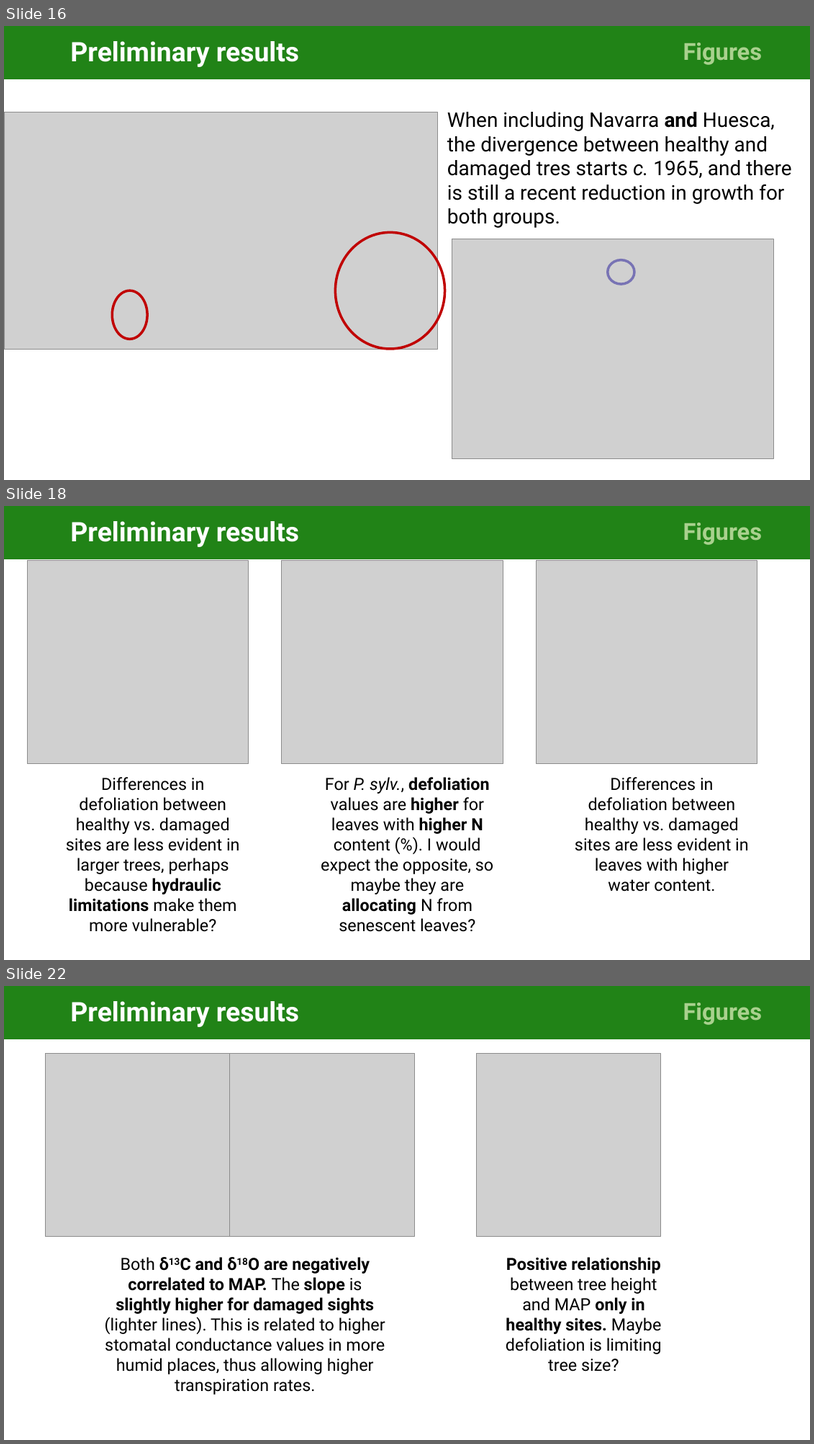
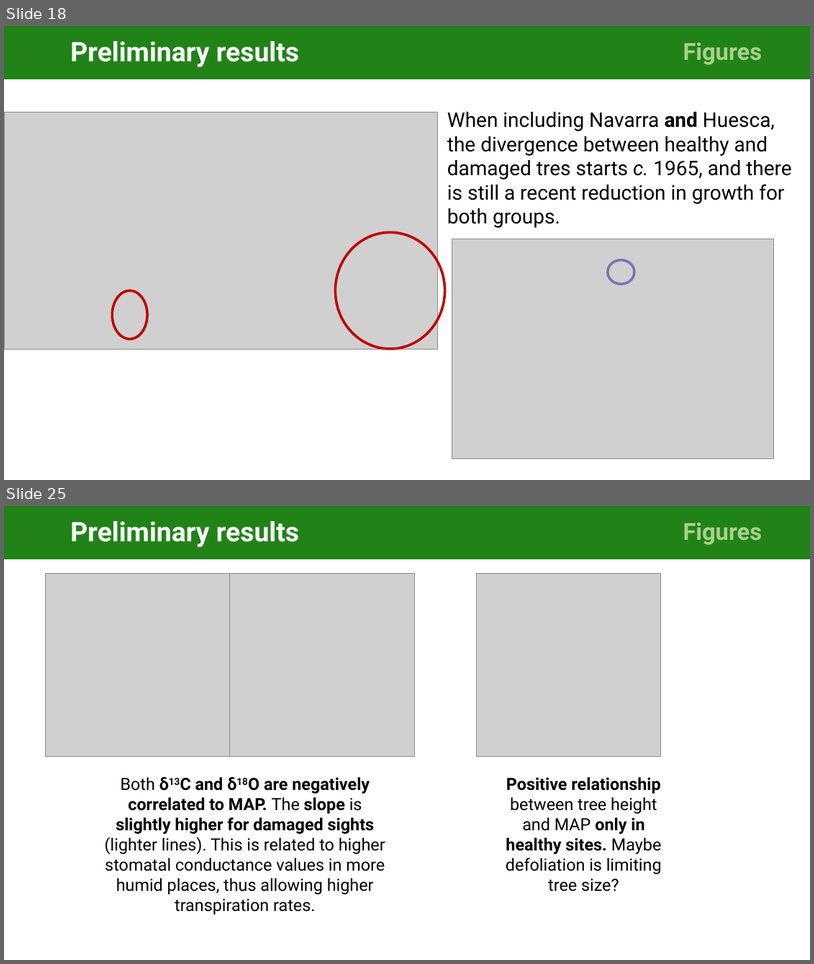
Before and after one commit to cris-fernandez/Tesis_Individuo, a slide deck: 06_ppts/exploratory_analysis_figures_v2-CFB.pptx. Shown one above the other, each under a label of ours: slides 16, 18 and 22 before the commit, slides 18 and 25 after it; the slides between them are not shown. The pictures are 814x1444 and 814x964 pixels, drawn with LibreOffice and Linux fonts; fonts in the diff are those of the drawing; grey boxes stand for pictures. Boxes give left, top, right and bottom in pixels: in the first picture for what was removed or moved away, otherwise in the second. Text is boxed around its words. In the diff, an @@ line names an element or a change of style, - is before the commit and + after.

```diff
--- a/06_ppts/exploratory_analysis_figures_v2-CFB.pptx
+++ b/06_ppts/exploratory_analysis_figures_v2-CFB.pptx
@@ slide 18 removed at [4, 506, 810, 960], background #FFFFFF @@
@@ title removed at [4, 506, 646, 559] @@
-Preliminary results
@@ rectangle removed at [646, 506, 810, 559] @@
-Figures
@@ picture removed at [27, 561, 248, 764] @@
@@ picture removed at [282, 561, 503, 764] @@
@@ picture removed at [536, 561, 758, 764] @@
@@ text removed at [66, 777, 240, 932] @@
-  Differences in defoliation between healthy vs. damaged sites are less evident in larger trees, perhaps because hydraulic limitations make them more vulnerable?
@@ text removed at [321, 777, 494, 932] @@
-  For P. sylv., defoliation values are higher for leaves with higher N content (%). I would expect the opposite, so maybe they are allocating N from senescent leaves?
@@ text removed at [575, 777, 749, 891] @@
-  Differences in defoliation between healthy vs. damaged sites are less evident in leaves with higher water content.
@@ what was slide 16 is now slide 18 @@
@@ what was slide 22 is now slide 25 @@
```
Also in this commit, not shown: 5 slides changed, 6 slides added, 1 other slide removed.
